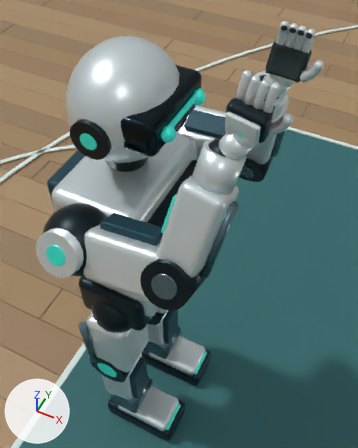
An edit to the Blender file assets/RoboShot-3D-Lab.blend, drawn before and after from the same camera.
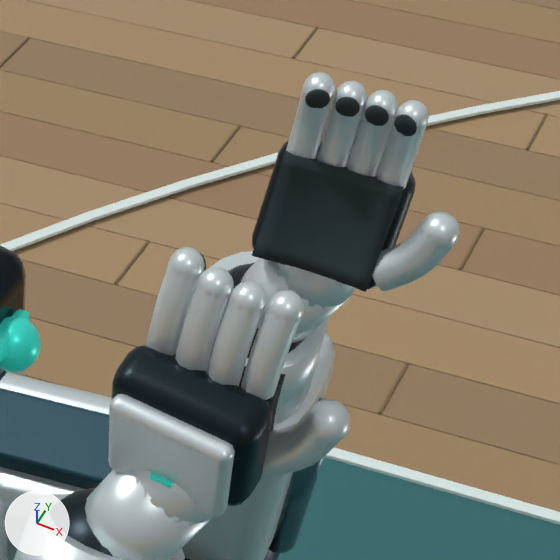
There are two pictures of each version: one from a 50 mm lens placed at (0.24, -0.979, 2.596), pointed at (-0.097, -0.304, 1.752), one close up on the part from 54% to 99% of the width and 0% to 35% of the height. The axes (+X, +Y, +Z) are drawn at lower left. The lights are the same throughout. The last two pictures show the newer version.

The older version as bpy lines, for what is in view:
```python
ob_arm_inset = bpy.data.objects.new('Arm inset', me_큐브_026)
ob_arm_inset.parent = ob_shoulder_left
ob_arm_inset.location = (0.085, 0.0, -0.17)
ob_compact_opposed_thumb_left = bpy.data.objects.new('Compact opposed thumb left', me_compact_opposed_thumb_left_profile_002)
ob_compact_opposed_thumb_left.parent = ob_palm_left
ob_compact_opposed_thumb_left.location = (0.0, 0.0, 0.0)
ob_compact_opposed_thumb_left_rounded_tip = bpy.data.objects.new('Compact opposed thumb left rounded tip', me_구체_073)
ob_compact_opposed_thumb_left_rounded_tip.parent = ob_palm_left
ob_compact_opposed_thumb_left_rounded_tip.location = (0.015, -0.073, 0.0324)
ob_compact_opposed_thumb_right = bpy.data.objects.new('Compact opposed thumb right', me_compact_opposed_thumb_right_profile_002)
ob_compact_opposed_thumb_right.parent = ob_palm_right
ob_compact_opposed_thumb_right.location = (0.0, 0.0, 0.0)
ob_compact_opposed_thumb_right_rounded_tip = bpy.data.objects.new('Compact opposed thumb right rounded tip', me_구체_084)
ob_compact_opposed_thumb_right_rounded_tip.parent = ob_palm_right
ob_compact_opposed_thumb_right_rounded_tip.location = (0.015, 0.073, 0.0324)
# also in view: 'Wrist cuff left' at (-0.067, 0.161, 1.815); 'Forearm piston' at (-0.029, 0.23, 1.652); 'Maple court plank.011' at (-0.9, 4.221, -0.009); 'Compact finger left 2' at (-0.02, 0.127, 2.019); 'Compact finger right 2 rounded tip' at (0.004, -0.126, 2.041)
```
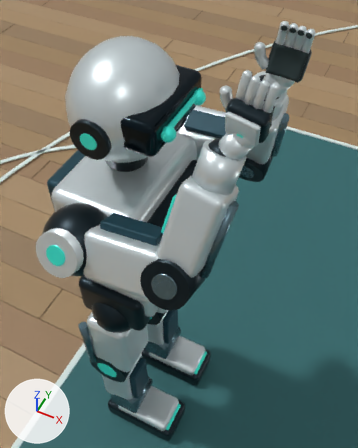
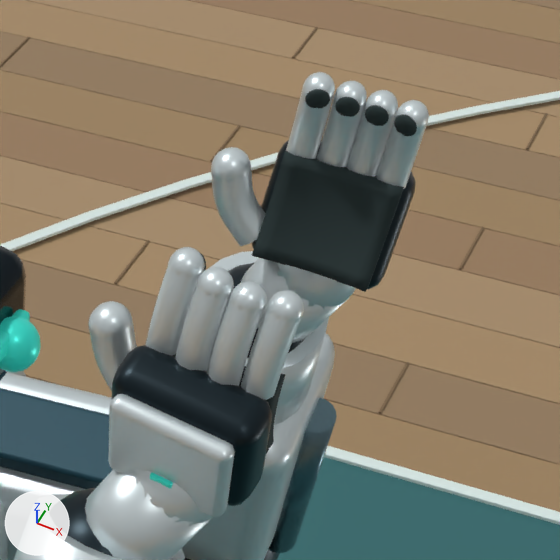
Commit message: Correct thumb placement on both robot hands

Pixel boxes (x1, y1, x2, y2) of what changed, in the close-ups (560 x 560 px; the box of a moved part takes in the faces that stretch with it):
'Compact opposed thumb left', reshaped (30% narrower, 17% taller)
    before: (372, 221, 451, 291)
    after: (211, 164, 266, 246)
'Compact opposed thumb right', reshaped
    before: (262, 410, 337, 477)
    after: (90, 321, 137, 391)
'Compact opposed thumb right rounded tip', moved
    before: (305, 399, 350, 445)
    after: (88, 301, 132, 341)
'Compact opposed thumb left rounded tip', moved
    before: (420, 211, 460, 251)
    after: (211, 147, 251, 182)
part 1 of me_compact_opposed_thumb_left_profile_002, moved or reshaped
    before: (372, 221, 451, 291)
    after: (211, 165, 266, 246)
part 2 of me_compact_opposed_thumb_right_profile_002, moved or reshaped
    before: (262, 411, 337, 476)
    after: (90, 321, 137, 391)

The change, as a list of edits to the scene's bpy script:
```text
Change me_compact_opposed_thumb_left_profile_002:
    used by ob_compact_opposed_thumb_left; parent = ob_palm_left; location = (0.0, 0.0, 0.0)
    remove me_compact_opposed_thumb_left_profile_002.from_pydata(...)  # 130 vertices, 116 faces; spans x -0.0338..0.0211, y -0.0852..-0.0357, z 0.0075..0.0452
    add me_compact_opposed_thumb_left_profile_002.from_pydata(...)  # 130 vertices, 116 faces; spans x -0.0338..0.0211, y 0.0357..0.0852, z 0.0075..0.0452
    me_compact_opposed_thumb_left_profile_002 part 1: the loose piece of 110 vertices spanning x -0.0338..0.0211, y -0.0852..-0.0357, z 0.0075..0.0452 is mirrored in y about the mesh origin
    other edits to the shape of me_compact_opposed_thumb_left_profile_002 do not show in these pictures
Change me_compact_opposed_thumb_right_profile_002:
    used by ob_compact_opposed_thumb_right; parent = ob_palm_right; location = (0.0, 0.0, 0.0)
    remove me_compact_opposed_thumb_right_profile_002.from_pydata(...)  # 130 vertices, 116 faces; spans x -0.0338..0.0211, y 0.0357..0.0852, z 0.0075..0.0452
    add me_compact_opposed_thumb_right_profile_002.from_pydata(...)  # 130 vertices, 116 faces; spans x -0.0338..0.0211, y -0.0852..-0.0357, z 0.0075..0.0452
    me_compact_opposed_thumb_right_profile_002 part 2: the loose piece of 110 vertices spanning x -0.0338..0.0211, y 0.0357..0.0852, z 0.0075..0.0452 is mirrored in y about the mesh origin
    other edits to the shape of me_compact_opposed_thumb_right_profile_002 do not show in these pictures
Change ob_compact_opposed_thumb_left_rounded_tip:
    ob_compact_opposed_thumb_left_rounded_tip.location: (0.015, -0.073, 0.0324) -> (0.015, 0.073, 0.0324)
Change ob_compact_opposed_thumb_right_rounded_tip:
    ob_compact_opposed_thumb_right_rounded_tip.location: (0.015, 0.073, 0.0324) -> (0.015, -0.073, 0.0324)
```
